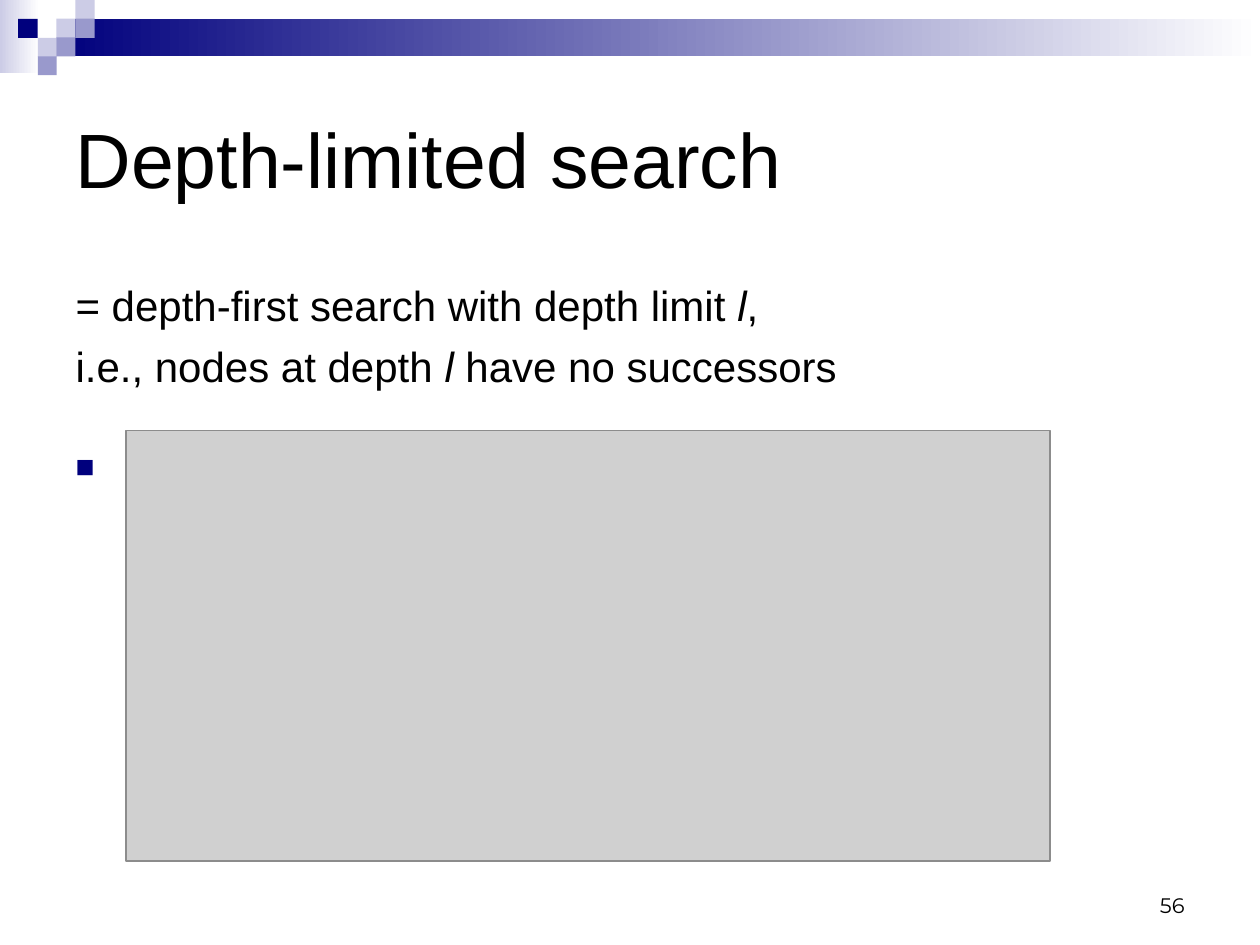
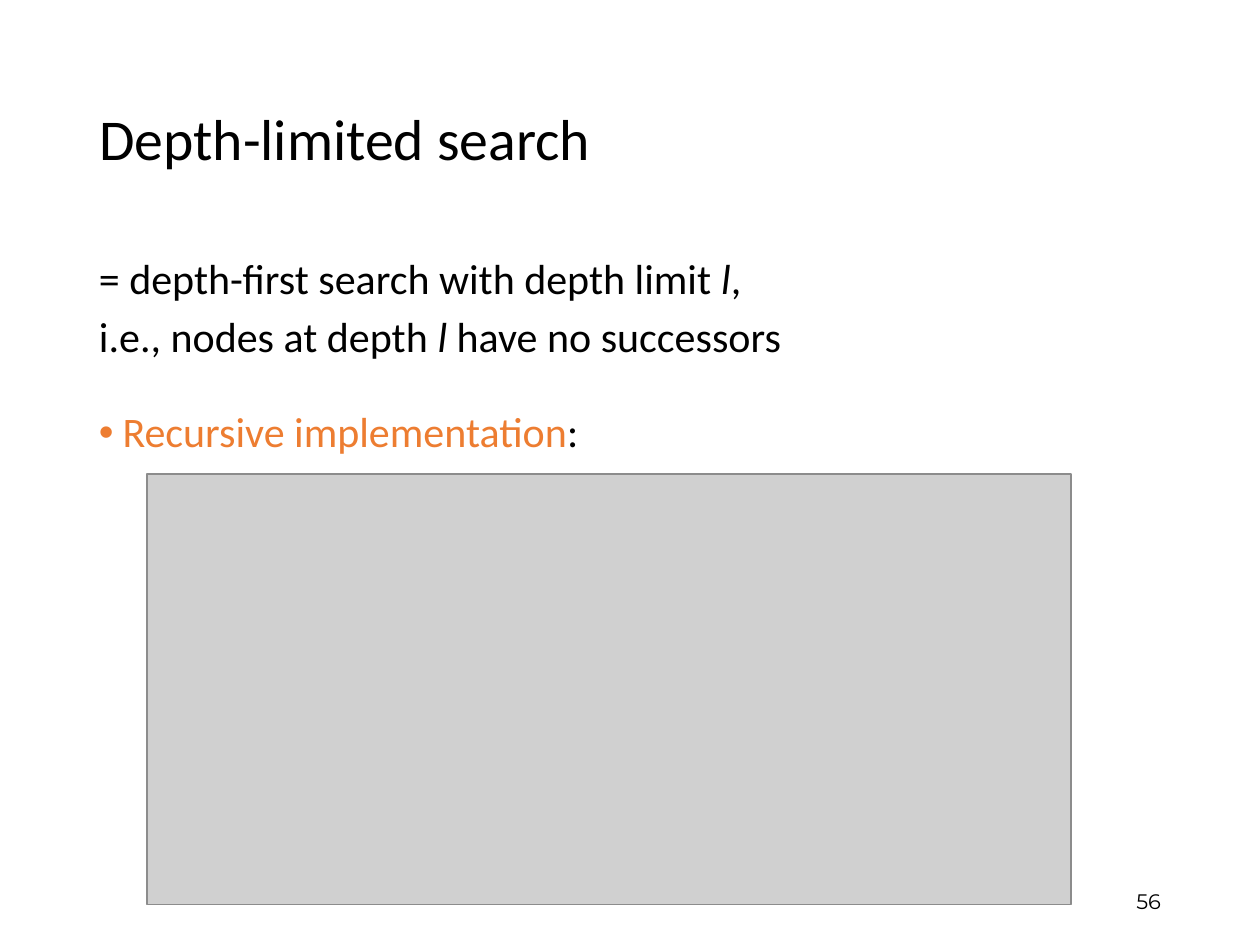
Before and after one commit to jayurbain/artificial-intelligence, a slide deck: slide 56 of slides/m3-search.ppt. Drawn at 1260x945 pixels with LibreOffice and Linux fonts; fonts in the diff are those of the drawing; grey boxes stand for pictures. Boxes give left, top, right and bottom in pixels: in the first picture for what was removed or moved away, otherwise in the second. Text is boxed around its words. In the diff, an @@ line names an element or a change of style, - is before the commit and + after.

Commit message:
assignment prob set 2 update and search slide update

```diff
--- a/slides/m3-search.ppt
+++ b/slides/m3-search.ppt
@@ group removed at [0,0,1260,76]: 9 rectangles @@
@@ title "Depth-limited search": place and size @@
-title "Depth-limited search" at [76,132,781,203]
+title "Depth-limited search" at [99,120,590,170]
@@ title "Depth-limited search" at [99,120,590,170]: size 44 to 33 pt, font Arial to Calibri; line spacing 1 to 0.9 @@
@@ text "= depth-first search with depth ...": place and size @@
-text "= depth-first search with depth ..." at [76,290,837,492]
+text "= depth-first search with depth ..." at [99,264,781,454]
@@ text "= depth-first search with depth ..." at [99,264,781,454]: font Arial to Calibri; text colour #9999CC to #ED7D31 in "Recursive implementation:"; indent changed; line spacing 1 to 0.9; more space between paragraphs; bullet ■ to •; bullet colour #00007D to #ED7D31 @@
@@ picture: place and size @@
-picture at [126,431,1050,862]
+picture at [147,474,1071,905]
@@ page number: place and size @@
-page number at [1160,898,1185,913]
+page number at [1136,894,1161,909]
@@ page number at [1136,894,1161,909]: vertical alignment bottom to middle @@
```
Also in this commit, not shown: 69 other slides changed, 5 other files.
